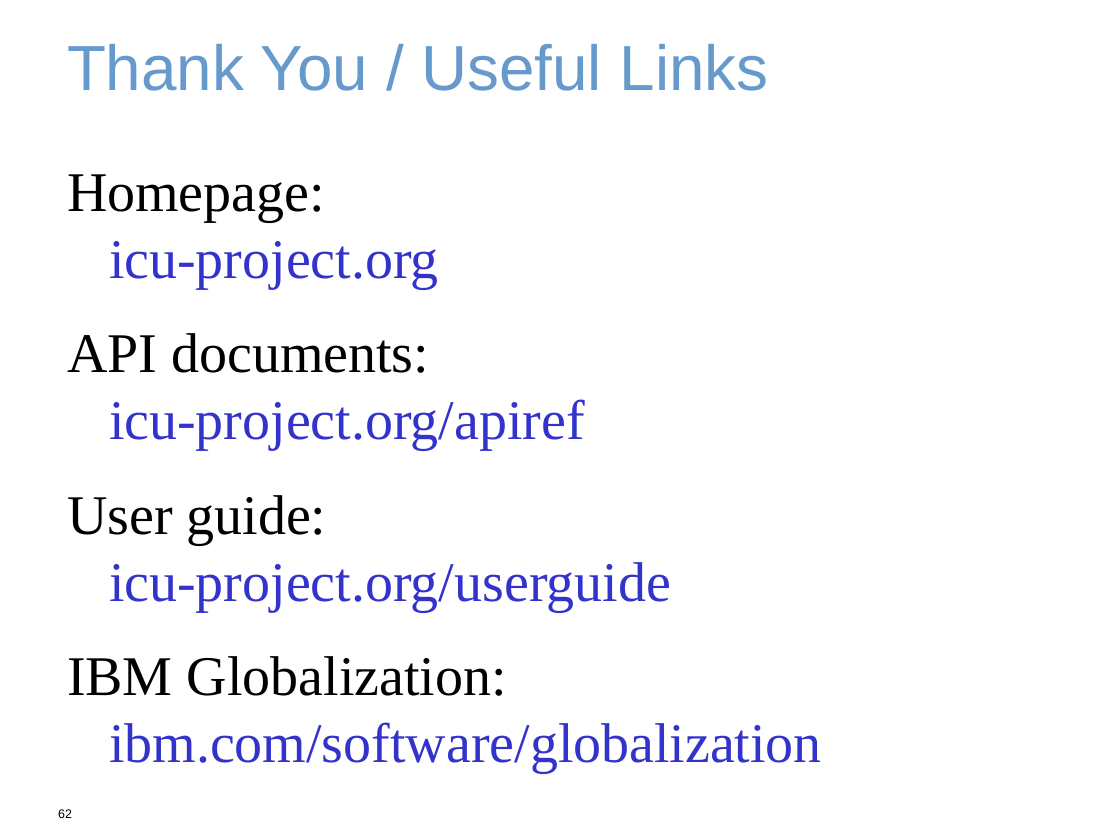
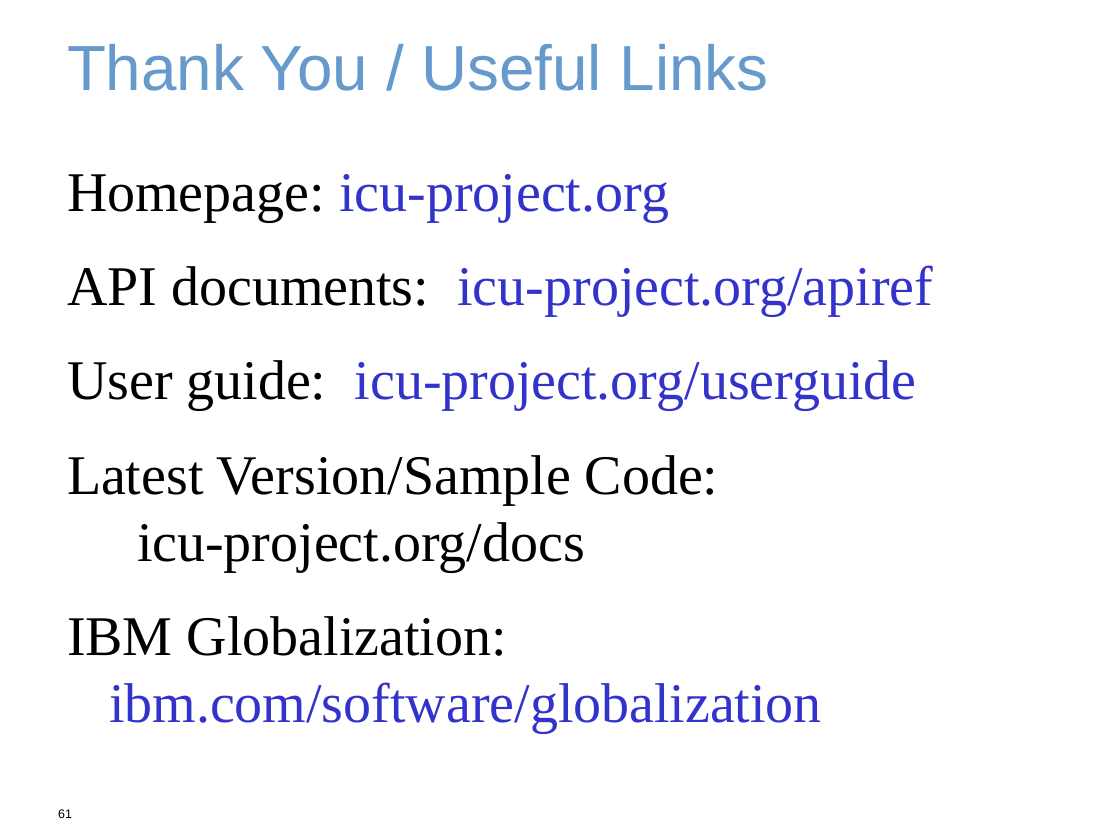
Before and after one commit to unicode-org/icu-docs, a slide deck: slide 61 of docs/pres/icu_workshop.odp (slide 62 before the commit). Drawn at 1120x840 pixels with LibreOffice and Linux fonts; fonts in the diff are those of the drawing; background and template pictures are left out. Boxes give left, top, right and bottom in pixels: in the first picture for what was removed or moved away, otherwise in the second. Text is boxed around its words. In the diff, an @@ line names an element or a change of style, - is before the commit and + after.

Commit message:
ticket:8781: remove ppt, add link to samples, Nuke ChoiceFormat
X-SVN-Rev: 30704

```diff
--- a/docs/pres/icu_workshop.odp
+++ b/docs/pres/icu_workshop.odp
@@ text at [67, 455, 719, 571]: paragraph added @@
+Latest Version/Sample Code:
+icu-project.org/docs
@@ page number at [58, 809, 72, 818]: text changed @@
-62
+61
```
Also in this commit, not shown: 1 slide removed, 3 other files.
